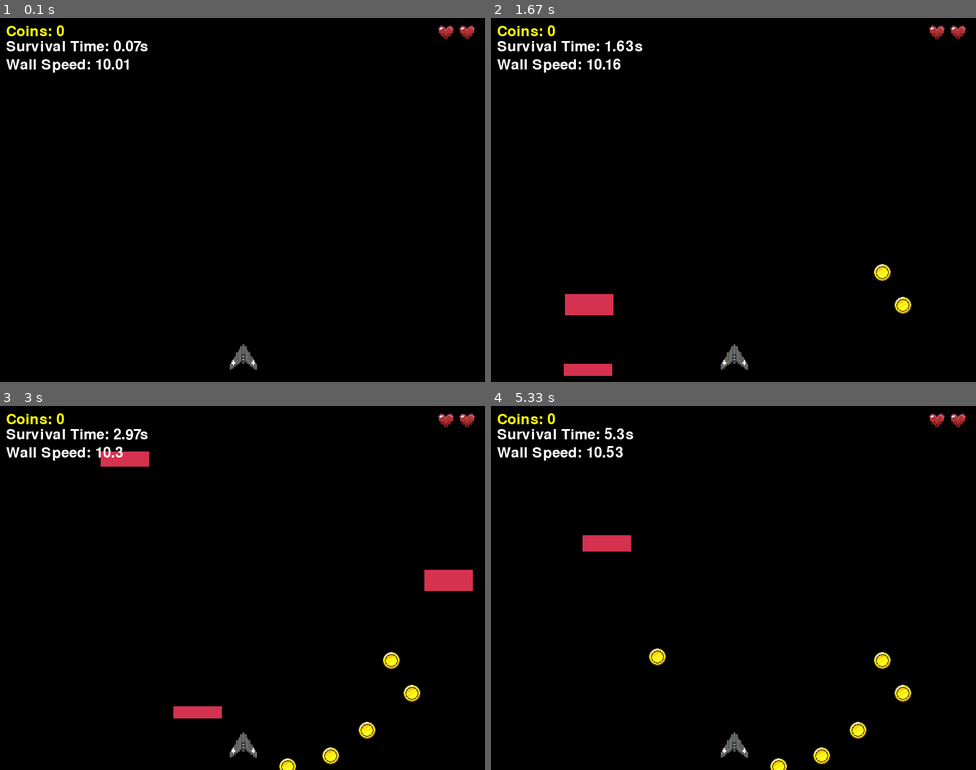
Above: before the commit, frames 1-4 (two rows, left to right).
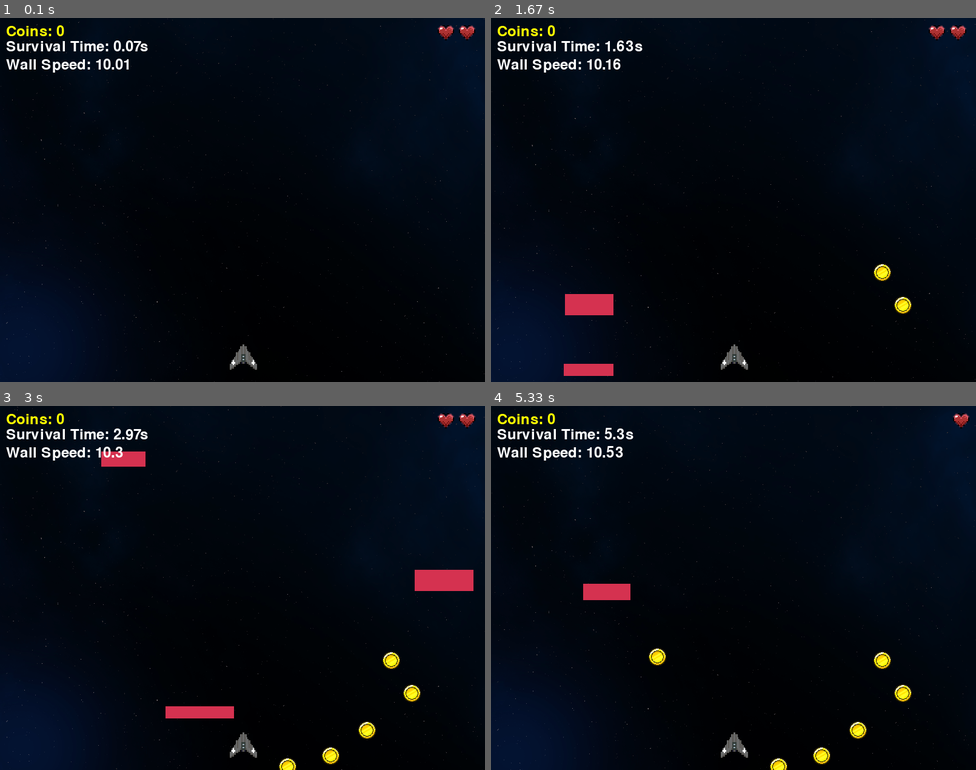
Above: after the commit, the same moments.

Repository: johnwangwyx/Dodge-The-Wall-pygame-with-STM32L4-
Game: pygame game, started from game.py
The game is run twice, just before and just after one commit, with the same random seed, the same clock (stepped at 60 frames per second) and the same inputs.
Inputs:
- Up to frame 1 (0.1 s): no input
- Up to frame 2 (1.67 s): no input
- Up to frame 3 (3 s): no input
- Up to frame 4 (5.33 s): no input

The runs differ from the first frame. In frame 1, 17% of the frame differs, in the area x 0-100%, y 0-100%; in frame 2, 16%; in frame 3, 17%; in frame 4, 18%.

Commit message:
Add backgound to the game

Diff:
--- a/game.py
+++ b/game.py
@@ -104,6 +104,26 @@
     def update(self):
         pass
 
+class ScrollingBackground:
+    def __init__(self, img_path, speed):
+        self.image = pygame.image.load(img_path).convert()  # Load the landscape image
+        self.speed = speed
+        self.y1 = 0
+        self.y2 = -HEIGHT  # Set the second image just above the screen
+
+    def update(self):
+        self.y1 += self.speed
+        self.y2 += self.speed
+        # Reset images when they move out of the screen
+        if self.y1 >= HEIGHT:
+            self.y1 = -HEIGHT
+        if self.y2 >= HEIGHT:
+            self.y2 = -HEIGHT
+
+    def draw(self, screen):
+        screen.blit(self.image, (0, self.y1))
+        screen.blit(self.image, (0, self.y2))
+
 # Define Wall class
 class Wall(pygame.sprite.Sprite):
     def __init__(self, x, y, w, h, existing_walls=None):
@@ -164,6 +184,8 @@
     full_heart = pygame.transform.scale(full_heart, (30, 30))
     empty_heart = pygame.transform.scale(empty_heart, (30, 30))
 
+    background = ScrollingBackground('Assets/background.png', 0.1)
+
     while running:
         # Calculate elapsed time to adjust wall speed dynamically
         current_time = datetime.now()
@@ -171,7 +193,7 @@
         rounded_time = round(elapsed_time, 2)
         global WALL_SPEED
         WALL_SPEED = 10.0 + elapsed_time/10
-        WALL_SPEED = min(WALL_SPEED, 17.0)
+        WALL_SPEED = min(WALL_SPEED, 20.0)
 
         clock.tick(FPS)  # Cap the game loop to the defined FPS
 
@@ -179,7 +201,7 @@
 
         # Generate new walls if thebre are fewer than 5 on screen
         if len(walls) < 5:
-            WALL_WIDTH = 80
+            WALL_WIDTH = random.randint(70, 120)
             WALL_HEIGHT = random.randint(20, 40)
             random_x = random.randint(0, WIDTH - WALL_WIDTH)
             # Ensure there's a gap between consecutive walls
@@ -216,8 +238,11 @@
                 running = False
 
         # Draw all sprites on screen and update the display
-        screen.fill(BACKGROUND_COLOR)
+        # screen.fill(BACKGROUND_COLOR)
+        background.update()  # Update the background's position
+        background.draw(screen)  # Draw the background
         all_sprites.draw(screen)
+
 
         # Display Coins
         font = pygame.font.SysFont(None, 36)  # Default font, size 36
Binary file added: Assets/background.png
Binary file added: Assets/background1.png
